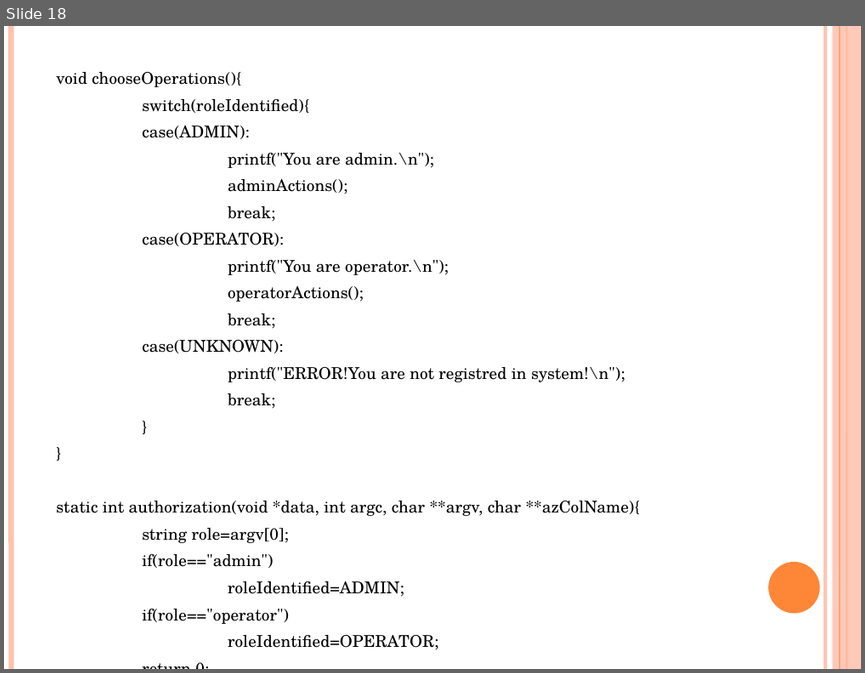
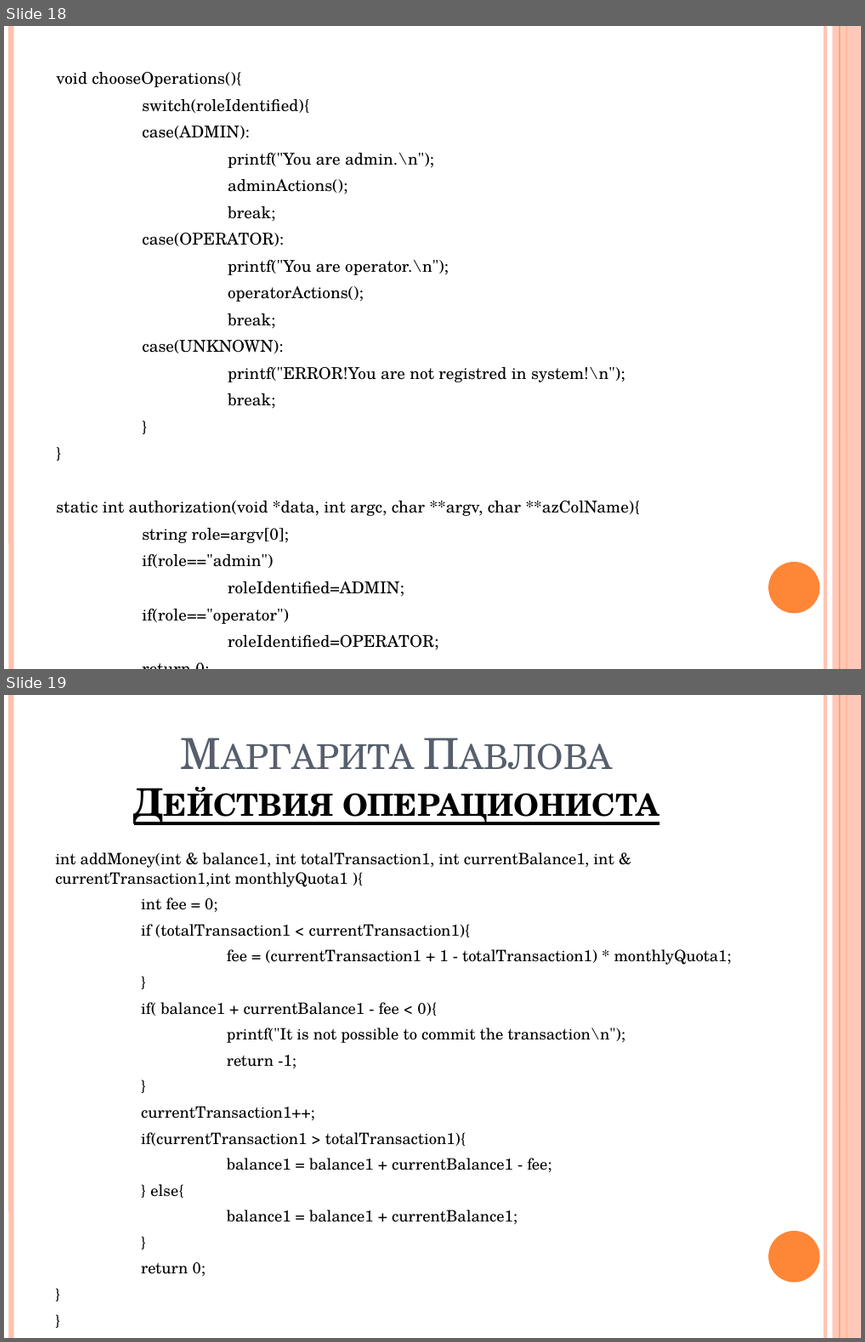
Before and after one commit to IrinaMakarushko/BankSystem, a slide deck: Спецкурс. Презентация.pptx. Shown one above the other, each under a label of ours: slide 18 before the commit, slides 18 and 19 after it. The pictures are 865x673 and 865x1342 pixels, drawn with LibreOffice and Linux fonts; fonts in the diff are those of the drawing. Boxes give left, top, right and bottom in pixels: in the first picture for what was removed or moved away, otherwise in the second. Text is boxed around its words. In the diff, an @@ line names an element or a change of style, - is before the commit and + after.

```diff
--- a/Спецкурс. Презентация.pptx
+++ b/Спецкурс. Презентация.pptx
@@ slide 19 added at [4,695,861,1338], background #FFFFFF; not listed: 6 template elements that a slide beside it also shows @@
@@ title added at [342,793,659,825], 32 pt, text #000000, bold, underline, small capitals @@
+Маргарита Павлова
+Действия операциониста
@@ text added at [55,852,732,1276], 13.2 pt, text #000000 @@
+int addMoney(int & balance1, int totalTransaction1, int currentBalance1, int & currentTransaction1,int monthlyQuota1 ){
+int fee = 0;
+if (totalTransaction1 < currentTransaction1){
+fee = (currentTransaction1 + 1 - totalTransaction1) * monthlyQuota1;
+}
+if( balance1 + currentBalance1 - fee < 0){
+printf("It is not possible to commit the transaction\n");
+return -1;
+}
+currentTransaction1++;
+if(currentTransaction1 > totalTransaction1){
+balance1 = balance1 + currentBalance1 - fee;
+} else{
+balance1 = balance1 + currentBalance1;
+}
+return 0;
+}
+}
```
Also in this commit, not shown: 7 other slides added.
